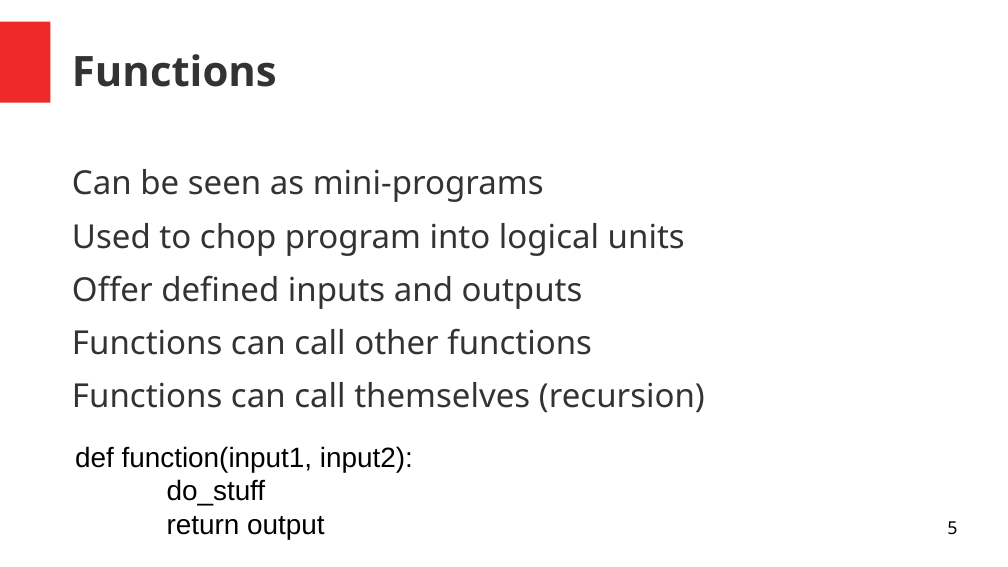
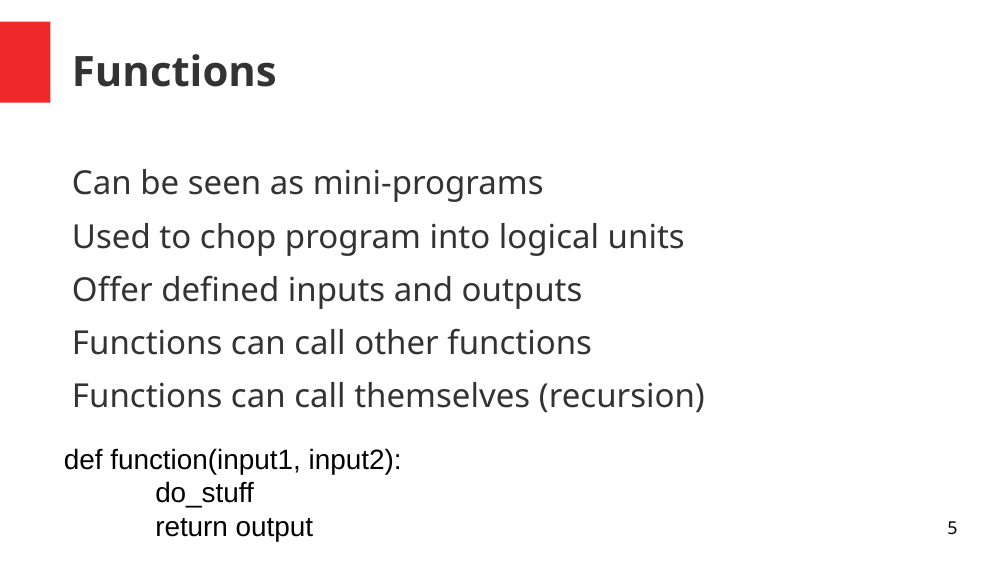
Before and after one commit to Bioinformatics-teaching-UiT/Python_2022, a slide deck: slide 5 of week1/day3/day_3.odp. Drawn at 1008x567 pixels with LibreOffice and Linux fonts; fonts in the diff are those of the drawing. Boxes give left, top, right and bottom in pixels: in the first picture for what was removed or moved away, otherwise in the second. Text is boxed around its words. In the diff, an @@ line names an element or a change of style, - is before the commit and + after.

```diff
--- a/week1/day3/day_3.odp
+++ b/week1/day3/day_3.odp
@@ text "def function(input1, input2):": place and size @@
-text "def function(input1, input2):" at [75,446,413,539]
+text "def function(input1, input2):" at [64,448,402,541]
```
Also in this commit, not shown: 3 other slides changed.
